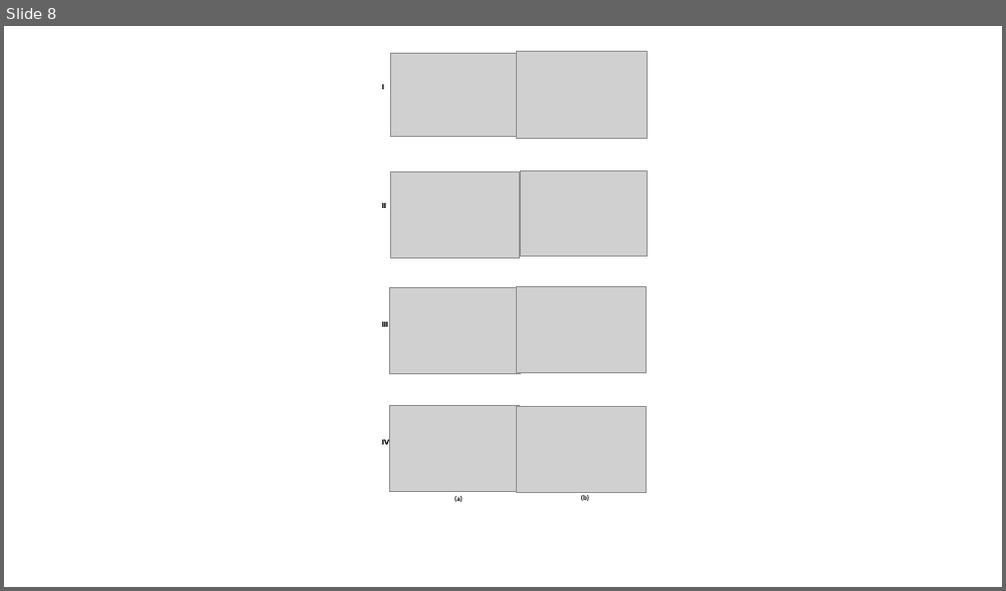
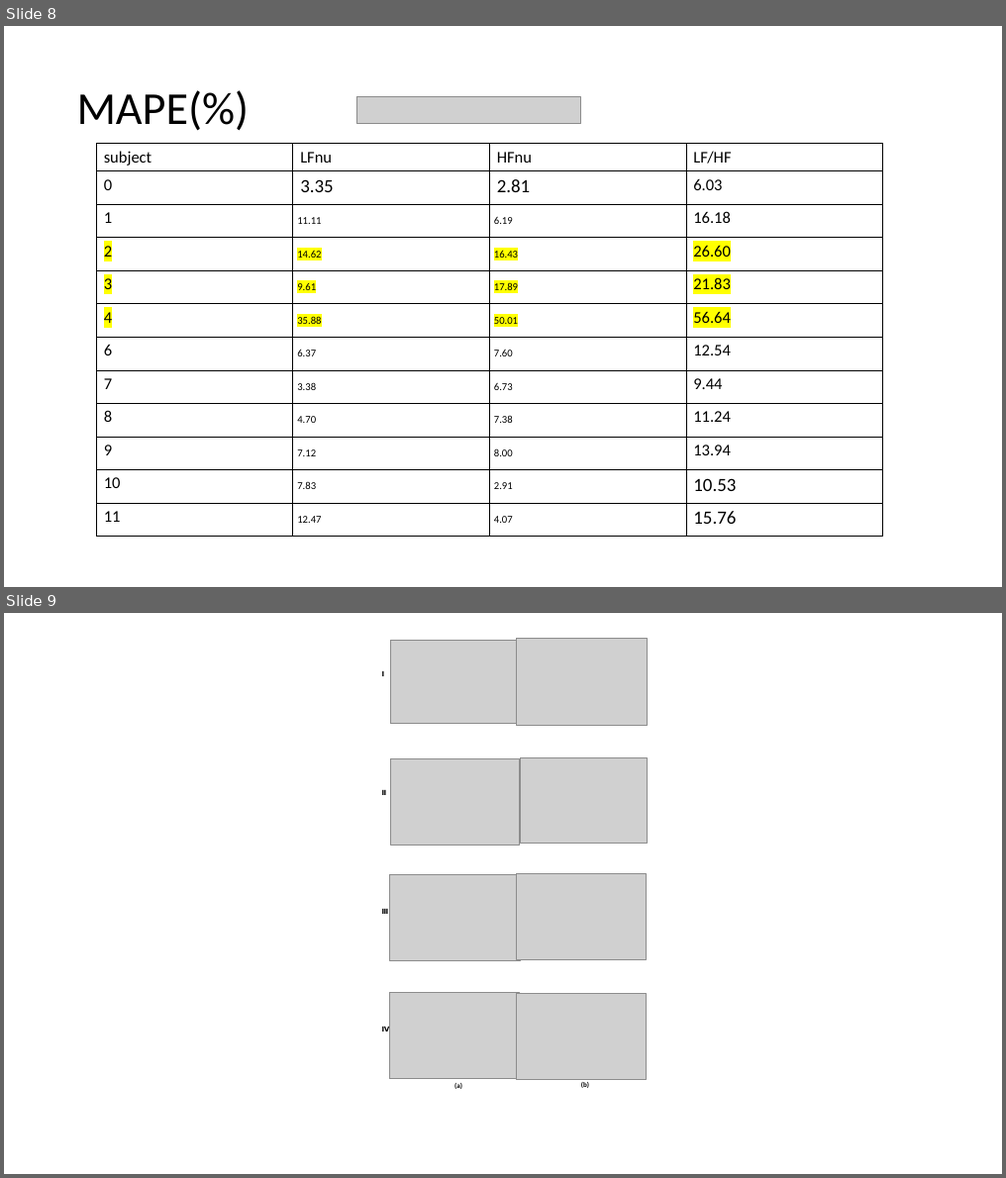
Before and after one commit to sugyeong-yu/RPPG-HRV_analysis, a slide deck: 결과분석.pptx. Shown one above the other, each under a label of ours: slide 8 before the commit, slides 8 and 9 after it. The pictures are 1006x591 and 1006x1178 pixels, drawn with LibreOffice and Linux fonts; fonts in the diff are those of the drawing; grey boxes stand for pictures. Boxes give left, top, right and bottom in pixels: in the first picture for what was removed or moved away, otherwise in the second. Text is boxed around its words. In the diff, an @@ line names an element or a change of style, - is before the commit and + after.

```diff
--- a/결과분석.pptx
+++ b/결과분석.pptx
@@ slide 8 added at [4,26,1002,587], background #FFFFFF @@
@@ title added at [77,90,249,131], 78.2 pt, text #000000 @@
+MAPE(%)
@@ picture added at [356,96,580,124] @@
@@ table added at [96,144,883,536], 12 rows, 4 columns @@
+subject | LFnu | HFnu | LF/HF
+0 | 3.35 | 2.81 | 6.03
+1 | 11.11 | 6.19 | 16.18
+2 | 14.62 | 16.43 | 26.60
+3 | 9.61 | 17.89 | 21.83
+4 | 35.88 | 50.01 | 56.64
+6 | 6.37 | 7.60 | 12.54
+7 | 3.38 | 6.73 | 9.44
+8 | 4.70 | 7.38 | 11.24
+9 | 7.12 | 8.00 | 13.94
+10 | 7.83 | 2.91 | 10.53
+11 | 12.47 | 4.07 | 15.76
@@ what was slide 8 is now slide 9 @@
```
Also in this commit, not shown: 4 slides changed, 2 other files.
